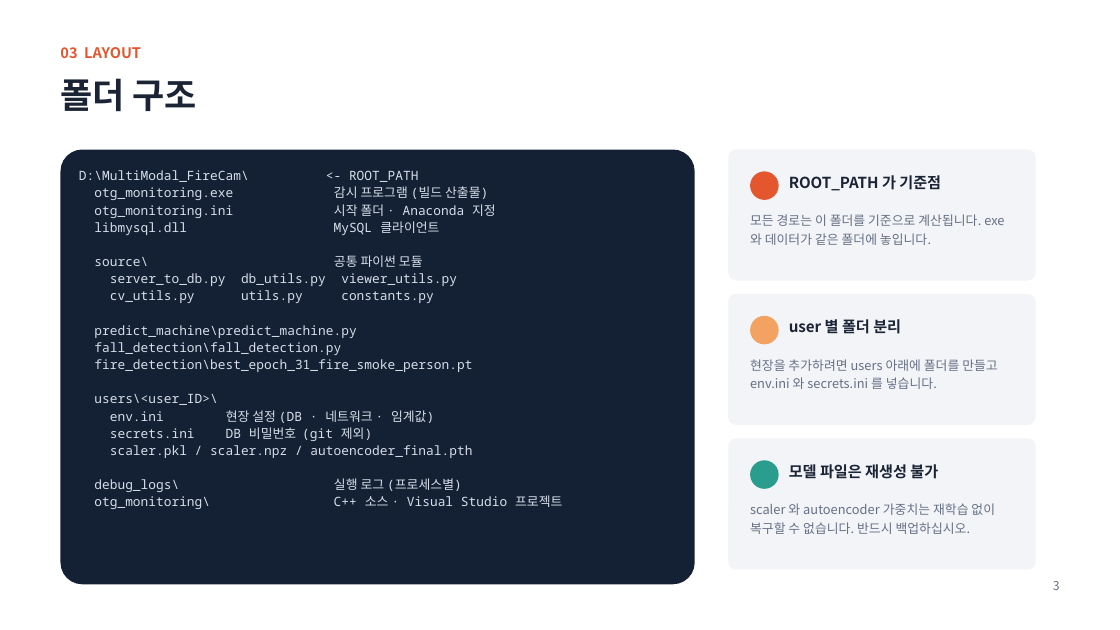
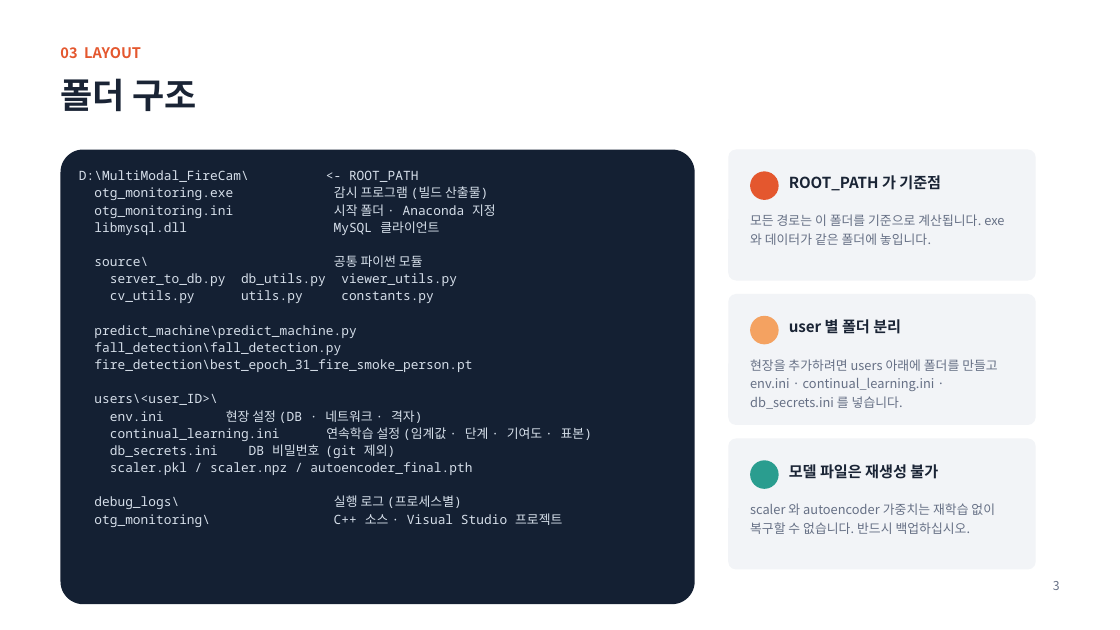
Before and after one commit to oskwon65/MultiModal_FireCam, a slide deck: slide 4 of 멀티모달_화재감지_모니터링_설치매뉴얼.pptx. Drawn at 1120x630 pixels with LibreOffice and Linux fonts; fonts in the diff are those of the drawing. Boxes give left, top, right and bottom in pixels: in the first picture for what was removed or moved away, otherwise in the second. Text is boxed around its words. In the diff, an @@ line names an element or a change of style, - is before the commit and + after.

```diff
--- a/멀티모달_화재감지_모니터링_설치매뉴얼.pptx
+++ b/멀티모달_화재감지_모니터링_설치매뉴얼.pptx
@@ rounded rectangle: place and size @@
-rounded rectangle at bbox=[60, 150, 695, 585]
+rounded rectangle at bbox=[60, 150, 695, 604]
@@ text at bbox=[750, 359, 997, 409]: text changed @@
-현장을 추가하려면 users 아래에 폴더를 만들고 env.ini 와 secrets.ini 를 넣습니다.
+현장을 추가하려면 users 아래에 폴더를 만들고 env.ini · continual_learning.ini · db_secrets.ini 를 넣습니다.
@@ text at bbox=[110, 410, 592, 458]: text changed @@
-env.ini 현장 설정 (DB · 네트워크 · 임계값)
-secrets.ini DB 비밀번호 (git 제외)
+env.ini 현장 설정 (DB · 네트워크 · 격자)
+continual_learning.ini 연속학습 설정 (임계값 · 단계 · 기여도 · 표본)
+db_secrets.ini DB 비밀번호 (git 제외)
```
Also in this commit, not shown: 11 other slides changed, 1 slide added, 2 other files.
